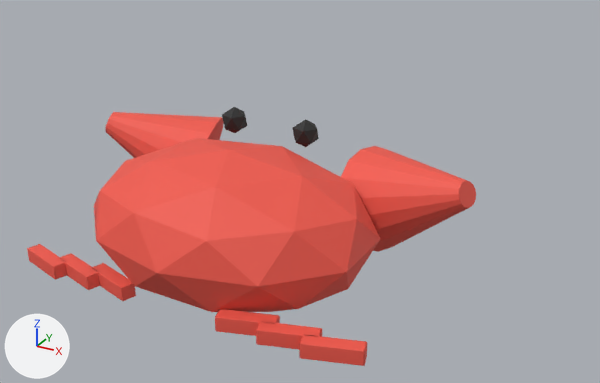
Two versions of the glTF model assets/models/seaside-catch/crab.glb, one commit apart.
Both versions are drawn from a 50 mm camera at (0.988, -1.463, 1.107) aimed at (0.129, 0.1, 0.326). Arrows for +X, +Y and +Z are at lower left; the lights stay in place. The picture after the commit comes second. Where no turn or scale is listed for an object, it has been applied to the vertices.

The first picture shows 'body', 'claw', 'claw.001', 'eye', 'eye.001', 'leg', 'leg.001', 'leg.002', 'leg.003', 'leg.004', 'leg.005'.
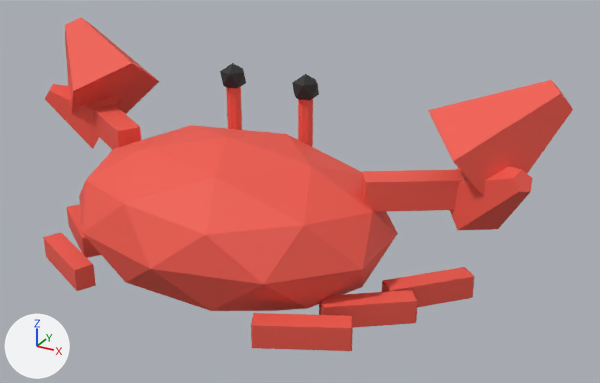
What differs and where, as boxes (x1, y1, x2, y2) in the pictures (600 x 383 px):
'body', moved, rescaled (11% wider, 7% taller): before (94, 138, 380, 312); after (79, 125, 398, 311)
'large open claw.001', added (red): after (428, 80, 573, 213)
'claw.001', deleted (red): before (341, 146, 476, 252)
'large open claw', added (red): after (65, 18, 159, 114)
'crab upper arm.001', added (red): after (361, 170, 464, 212)
'segmented crab leg.003', added (red): after (251, 313, 353, 351)
'claw', deleted (red): before (105, 112, 224, 158)
'small claw tine.001', added (red): after (450, 167, 533, 230)
'segmented crab leg.004', added (red): after (319, 290, 418, 328)
'segmented crab leg.005', added (red): after (382, 267, 475, 307)
'segmented crab leg', added (red): after (43, 233, 96, 291)
'small claw tine', added (red): after (45, 84, 121, 149)
'leg.005', deleted (red): before (299, 335, 367, 366)
'crab upper arm', added (red): after (92, 104, 141, 150)
'leg.004', deleted (red): before (256, 321, 322, 349)
'leg.003', deleted (red): before (215, 309, 280, 336)
'eye.001', moved: before (293, 119, 319, 147); after (292, 74, 319, 100)
'eye', moved: before (222, 107, 247, 133); after (220, 63, 246, 88)
'leg', deleted (red): before (93, 263, 136, 301)
'leg.002', deleted (red): before (27, 244, 67, 280)
'leg.001', deleted (red): before (60, 253, 100, 290)
'segmented crab leg.001', added (red): after (66, 205, 101, 258)
'right eye stalk', added (red): after (298, 98, 313, 147)
'left eye stalk', added (red): after (226, 87, 242, 130)

Edits to the bpy script that builds the scene:
```text
Change ob_body:
    ob_body.location: (0.0, 0.0, 0.26) -> (0.0, 0.0, 0.28)
    ob_body.scale: (0.36, 0.28, 0.18) -> (0.4, 0.3, 0.19)
Remove ob_claw:
    ob_claw = bpy.data.objects.new('claw', me_锥体_004)
Remove ob_claw_001:
    ob_claw_001 = bpy.data.objects.new('claw.001', me_锥体_005)
Change ob_eye:
    ob_eye.location: (-0.1, 0.18, 0.44) -> (-0.1, 0.18, 0.55)
Change ob_eye_001:
    ob_eye_001.location: (0.1, 0.18, 0.44) -> (0.1, 0.18, 0.55)
Remove ob_leg:
    ob_leg = bpy.data.objects.new('leg', me_立方体_012)
Remove ob_leg_001:
    ob_leg_001 = bpy.data.objects.new('leg.001', me_立方体_013)
Remove ob_leg_002:
    ob_leg_002 = bpy.data.objects.new('leg.002', me_立方体_014)
Remove ob_leg_003:
    ob_leg_003 = bpy.data.objects.new('leg.003', me_立方体_015)
Remove ob_leg_004:
    ob_leg_004 = bpy.data.objects.new('leg.004', me_立方体_016)
Remove ob_leg_005:
    ob_leg_005 = bpy.data.objects.new('leg.005', me_立方体_017)
Add ob_small_claw_tine_001:
    ob_small_claw_tine_001 = bpy.data.objects.new('small claw tine.001', me_锥体_006)  # 10 vertices, 16 faces; spans x -0.123..0.076, y -0.06..0.118, z -0.114..0.066; in mat_red_010 (red #f1594b)
    ob_small_claw_tine_001.location = (0.58, 0.14, 0.41)
Add ob_small_claw_tine:
    ob_small_claw_tine = bpy.data.objects.new('small claw tine', me_锥体_004_1)  # 10 vertices, 16 faces; spans x -0.076..0.123, y -0.06..0.118, z -0.114..0.066; in mat_red_010 (red #f1594b)
    ob_small_claw_tine.location = (-0.58, 0.14, 0.41)
Add ob_segmented_crab_leg_005:
    ob_segmented_crab_leg_005 = bpy.data.objects.new('segmented crab leg.005', me_立方体_008)  # 24 vertices, 44 faces; spans x -0.085..0.085, y -0.087..0.087, z -0.028..0.028; in mat_red_010 (red #f1594b)
    ob_segmented_crab_leg_005.location = (0.47, 0.06, 0.18)
Add ob_segmented_crab_leg_004:
    ob_segmented_crab_leg_004 = bpy.data.objects.new('segmented crab leg.004', me_立方体_007)  # 24 vertices, 44 faces; spans x -0.094..0.094, y -0.076..0.076, z -0.028..0.028; in mat_red_010 (red #f1594b)
    ob_segmented_crab_leg_004.location = (0.39, -0.08, 0.18)
Add ob_segmented_crab_leg_003:
    ob_segmented_crab_leg_003 = bpy.data.objects.new('segmented crab leg.003', me_立方体_006)  # 24 vertices, 44 faces; spans x -0.099..0.099, y -0.063..0.063, z -0.028..0.028; in mat_red_010 (red #f1594b)
    ob_segmented_crab_leg_003.location = (0.31, -0.22, 0.18)
Add ob_segmented_crab_leg_001:
    ob_segmented_crab_leg_001 = bpy.data.objects.new('segmented crab leg.001', me_立方体_003)  # 24 vertices, 44 faces; spans x -0.094..0.094, y -0.076..0.076, z -0.028..0.028; in mat_red_010 (red #f1594b)
    ob_segmented_crab_leg_001.location = (-0.39, -0.08, 0.18)
Add ob_segmented_crab_leg:
    ob_segmented_crab_leg = bpy.data.objects.new('segmented crab leg', me_立方体_002)  # 24 vertices, 44 faces; spans x -0.099..0.099, y -0.063..0.063, z -0.028..0.028; in mat_red_010 (red #f1594b)
    ob_segmented_crab_leg.location = (-0.31, -0.22, 0.18)
Add ob_right_eye_stalk:
    ob_right_eye_stalk = bpy.data.objects.new('right eye stalk', me_柱体_001)  # an 8-sided cylinder along z spanning x -0.018..0.018, y -0.018..0.018, z -0.06..0.06; in mat_red_010 (red #f1594b)
    ob_right_eye_stalk.location = (0.1, 0.18, 0.47)
Add ob_left_eye_stalk:
    ob_left_eye_stalk = bpy.data.objects.new('left eye stalk', me_柱体_001.copy())
    ob_left_eye_stalk.location = (-0.1, 0.18, 0.47)
Add ob_large_open_claw_001:
    ob_large_open_claw_001 = bpy.data.objects.new('large open claw.001', me_锥体_005_1)  # 10 vertices, 16 faces; spans x -0.175..0.112, y -0.166..0.087, z -0.172..0.108; in mat_red_010 (red #f1594b)
    ob_large_open_claw_001.location = (0.58, 0.22, 0.52)
Add ob_large_open_claw:
    ob_large_open_claw = bpy.data.objects.new('large open claw', me_锥体_003)  # 10 vertices, 16 faces; spans x -0.112..0.175, y -0.166..0.087, z -0.172..0.108; in mat_red_010 (red #f1594b)
    ob_large_open_claw.location = (-0.58, 0.22, 0.52)
Add ob_crab_upper_arm_001:
    ob_crab_upper_arm_001 = bpy.data.objects.new('crab upper arm.001', me_立方体_005)  # 56 vertices, 108 faces; spans x -0.117..0.117, y -0.087..0.087, z -0.035..0.035; in mat_red_010 (red #f1594b)
    ob_crab_upper_arm_001.location = (0.42, 0.1, 0.39)
Add ob_crab_upper_arm:
    ob_crab_upper_arm = bpy.data.objects.new('crab upper arm', me_立方体_001)  # 56 vertices, 108 faces; spans x -0.117..0.117, y -0.087..0.087, z -0.035..0.035; in mat_red_010 (red #f1594b)
    ob_crab_upper_arm.location = (-0.42, 0.1, 0.39)
```
